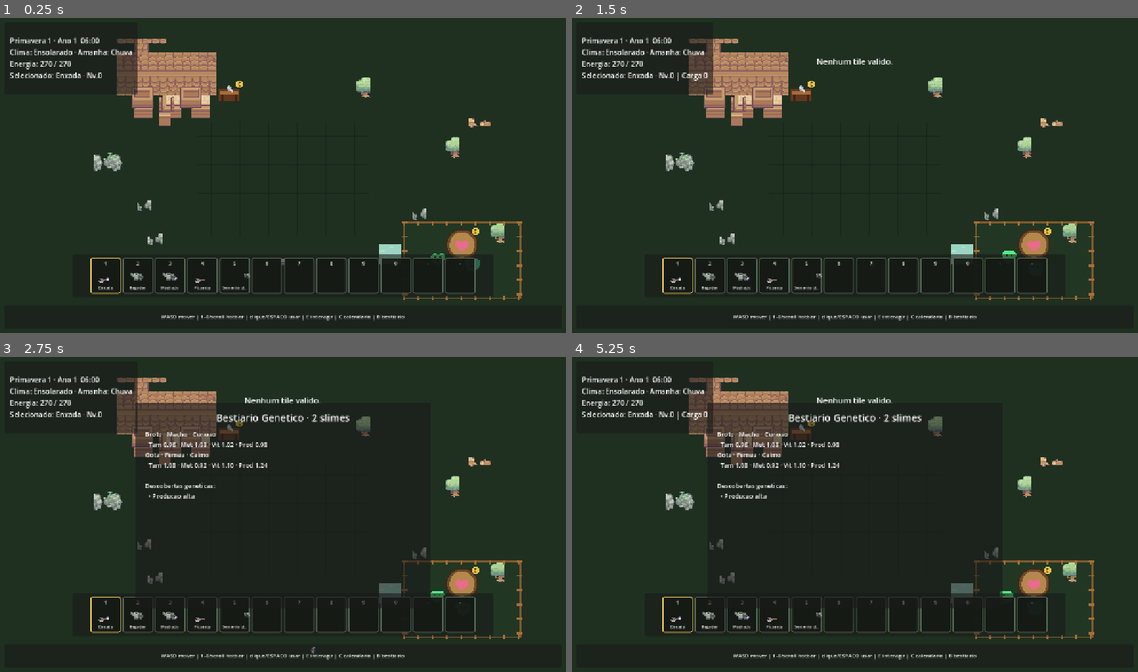
Above: before the commit, frames 1-4 (two rows, left to right).
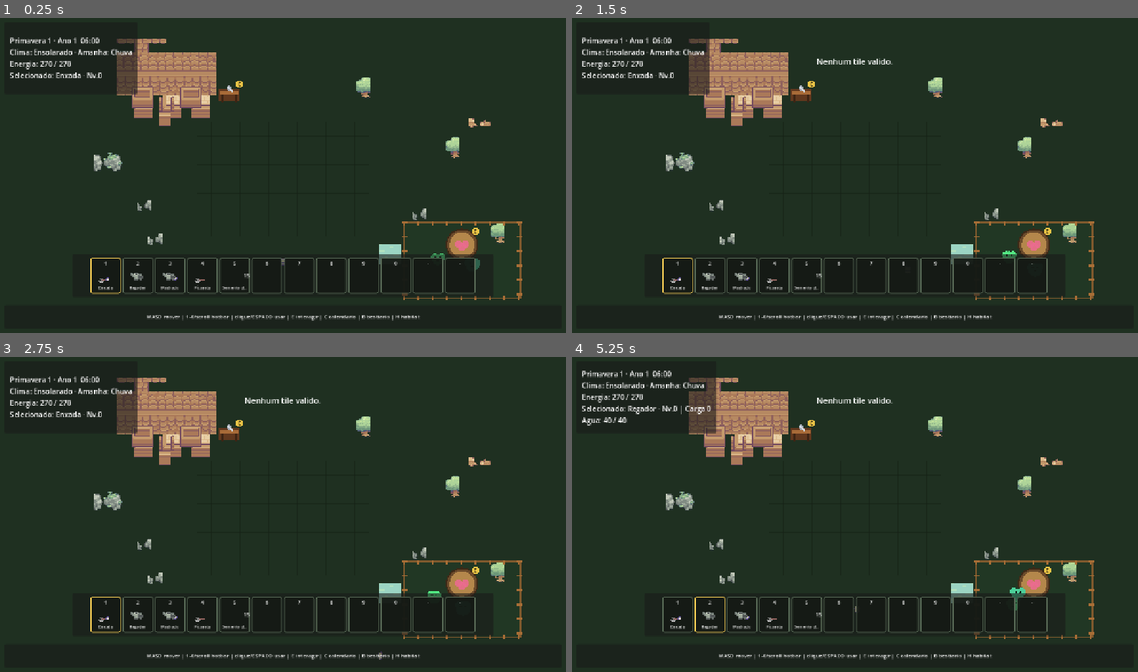
Above: after the commit, the same moments.

Repository: HelioConde/GameSlime
Game: Godot game, scene res://scenes/world/main.tscn
Same seed, same stepped clock (60 frames per second), same inputs: the game is played once before the commit and once after it.
Inputs (mouse positions are in pixels of both pictures, inside the frame that each line leads up to):
- Up to frame 1 (0.25 s): no input
- Up to frame 2 (1.5 s): tap Enter at 0.5 s; move the mouse to (979, 159) at 0.52 s; hold D 0.53-1.28 s; tap H at 0.6 s; click (979, 159) at 0.67 s; tap Space at 0.77, 1.25 s; tap B at 0.8, 1.35 s; move the mouse to (741, 191) at 1.27 s; hold S from 1.28 s (still down)
- Up to frame 3 (2.75 s): tap Space at 1.52 s; tap H at 1.55, 2.1 s; move the mouse to (339, 445) at 2.02 s; release S at 2.03 s; hold D from 2.03 s (still down); tap B at 2.3 s
- Up to frame 4 (5.25 s): move the mouse to (826, 577) at 2.77 s; release D at 2.78 s; hold W 2.78-3.53 s; tap B at 2.85, 3.8 s; click (826, 577) at 2.92 s; tap Space at 3.02, 3.77, 4.52, 5 s; tap H at 3.05, 4.55 s; tap Enter at 3.5 s; move the mouse to (1024, 561) at 3.52 s; hold A 3.53-5.03 s; tap E at 3.6 s; move the mouse to (685, 467) at 4.27 s; tap 1 at 4.35 s; move the mouse to (883, 514) at 5.02 s; hold S from 5.03 s (still down); tap 2 at 5.1 s; click (883, 514) at 5.17 s

The runs differ from the first frame. In frame 1, 0.4% of the frame differs, in the area x 25-75%, y 94-97%; in frame 2, 0.6%; in frame 3, 4.5%; in frame 4, 6.3%, in the area x 1-81%, y 4-97%.
Error after the commit: Invalid assignment of property or key 'visible' with value of type 'bool' on a base object of type 'null instance'. (res://scripts/ui/game_hud.gd:36)

Commit message:
feat: show slime species rarity and habitat panel

Diff:
--- a/scripts/ui/game_hud.gd
+++ b/scripts/ui/game_hud.gd
@@ -15,6 +15,9 @@
 @onready var bestiary_panel: PanelContainer = $BestiaryPanel
 @onready var bestiary_title: Label = $BestiaryPanel/Margin/Content/Title
 @onready var bestiary_body: Label = $BestiaryPanel/Margin/Content/Body
+@onready var habitat_panel: PanelContainer = $HabitatPanel
+@onready var habitat_title: Label = $HabitatPanel/Margin/Content/Title
+@onready var habitat_body: Label = $HabitatPanel/Margin/Content/Body
 
 var player: PlayerController
 var _feedback_time_left: float = 0.0
@@ -27,9 +30,10 @@
 func _ready() -> void:
 	process_mode = Node.PROCESS_MODE_ALWAYS
 	call_deferred("_bind_player")
-	help_label.text = "WASD mover | 1-0/scroll hotbar | clique/ESPACO usar | E interagir | C calendario | B bestiario"
+	help_label.text = "WASD mover | 1-0/scroll hotbar | clique/ESPACO usar | E interagir | C calendario | B bestiario | H habitat"
 	calendar_panel.visible = false
 	bestiary_panel.visible = false
+	habitat_panel.visible = false
 
 func _unhandled_input(event: InputEvent) -> void:
 	if event is InputEventKey and event.pressed and not event.echo:
@@ -39,6 +43,9 @@
 				get_viewport().set_input_as_handled()
 			KEY_B:
 				_toggle_bestiary()
+				get_viewport().set_input_as_handled()
+			KEY_H:
+				_toggle_habitat()
 				get_viewport().set_input_as_handled()
 
 func _process(delta: float) -> void:
@@ -237,6 +244,7 @@
 func _toggle_calendar() -> void:
 	var next_visible := not calendar_panel.visible
 	bestiary_panel.visible = false
+	habitat_panel.visible = false
 	calendar_panel.visible = next_visible
 	_update_menu_pause()
 
@@ -246,14 +254,25 @@
 func _toggle_bestiary() -> void:
 	var next_visible := not bestiary_panel.visible
 	calendar_panel.visible = false
+	habitat_panel.visible = false
 	bestiary_panel.visible = next_visible
 	_update_menu_pause()
 
 	if bestiary_panel.visible:
 		_refresh_bestiary_panel()
 
+func _toggle_habitat() -> void:
+	var next_visible := not habitat_panel.visible
+	calendar_panel.visible = false
+	bestiary_panel.visible = false
+	habitat_panel.visible = next_visible
+	_update_menu_pause()
+
+	if habitat_panel.visible:
+		_refresh_habitat_panel()
+
 func _update_menu_pause() -> void:
-	get_tree().paused = calendar_panel.visible or bestiary_panel.visible
+	get_tree().paused = calendar_panel.visible or bestiary_panel.visible or habitat_panel.visible
 
 func _refresh_calendar_panel() -> void:
 	calendar_title.text = "%s · Ano %d" % [
@@ -325,6 +344,10 @@
 		for record in individuals:
 			lines.append("%s · %s · %s" % [
 				str(record.get("display_name", "Slime")),
+				str(record.get("species", "Slime")),
+				str(record.get("rarity", "Comum")),
+			])
+			lines.append("  %s · %s" % [
 				str(record.get("sex", "")),
 				str(record.get("personality", "")),
 			])
@@ -344,3 +367,59 @@
 			lines.append("  • %s" % trait_name)
 
 	bestiary_body.text = "\n".join(lines)
+
+func _refresh_habitat_panel() -> void:
+	var habitats := get_tree().get_nodes_in_group("slime_habitat")
+	if habitats.is_empty():
+		habitat_title.text = "Habitat"
+		habitat_body.text = "Nenhum habitat construido."
+		return
+
+	var habitat := habitats[0] as SlimeHabitat
+	if habitat == null:
+		habitat_title.text = "Habitat"
+		habitat_body.text = "Habitat indisponivel."
+		return
+
+	habitat_title.text = habitat.get_status_text()
+
+	var lines: Array[String] = []
+	lines.append("Bioma: %s" % habitat.get_biome_name())
+	lines.append("Capacidade: %d / %d" % [
+		habitat.registered_slimes.size(),
+		habitat.capacity,
+	])
+	lines.append("")
+	lines.append("Moradores:")
+
+	if habitat.registered_slimes.is_empty():
+		lines.append("  Nenhum slime registrado.")
+	else:
+		for slime in habitat.registered_slimes:
+			if slime == null or not is_instance_valid(slime):
+				continue
+			lines.append("  %s · %s · %s" % [
+				slime.display_name,
+				slime.get_species_name(),
+				slime.get_rarity_name(),
+			])
+			lines.append("    Fome %.0f%% · Humor %.0f%% · Afeto %.0f%%" % [
+				slime.satiety,
+				slime.happiness,
+				slime.affection,
+			])
+
+	lines.append("")
+	lines.append("Nascimentos especiais neste bioma:")
+	match habitat.biome_type:
+		SlimeHabitat.HabitatBiome.GROVE:
+			lines.append("  Slime Musgo: Primavera/Outono")
+		SlimeHabitat.HabitatBiome.WETLAND:
+			lines.append("  Afinidade com chuva")
+		SlimeHabitat.HabitatBiome.FROST:
+			lines.append("  Afinidade com neve")
+		_:
+			lines.append("  Nenhuma especie exclusiva do bioma")
+
+	lines.append("Outras condicoes: chuva noturna, neve, sol de Verao e noite profunda.")
+	habitat_body.text = "\n".join(lines)
